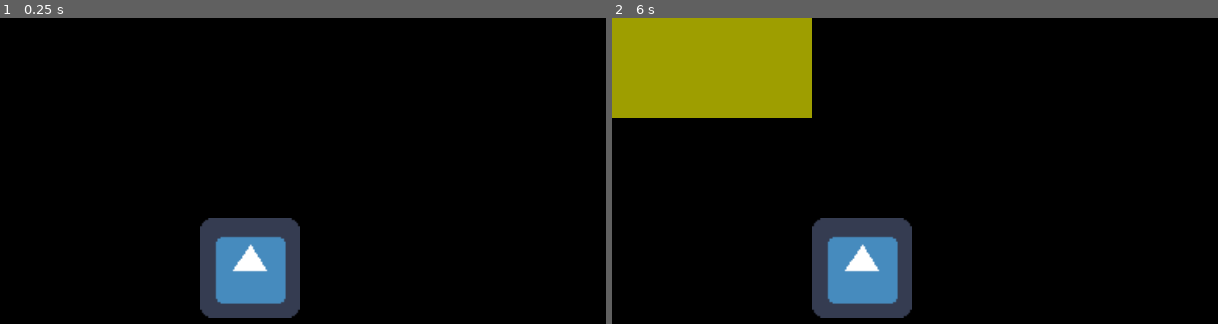
Above: before the commit, frames 1-2 (left to right).
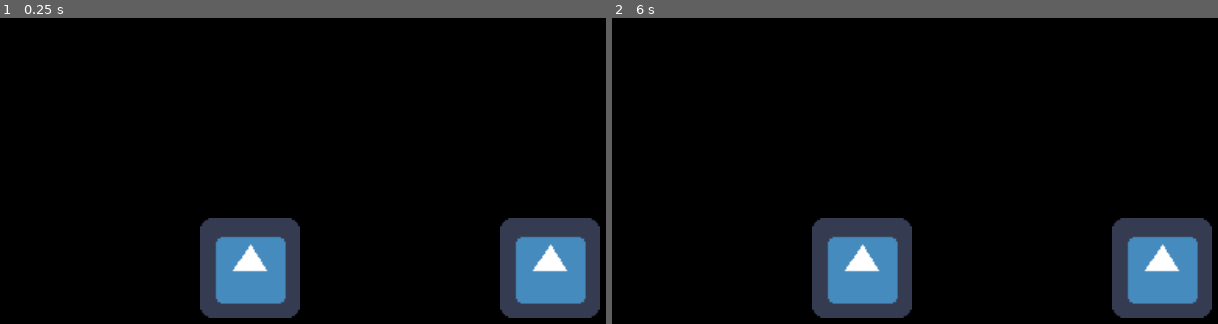
Above: after the commit, the same moments.

Repository: Laks0/Ajedrez-godot
Game: Godot game, scene res://scenes/Game.tscn
Same seed, same stepped clock (60 frames per second), same inputs: the game is played once before the commit and once after it. The engine's default icon, where the game draws it, is replaced by a stand-in: a white triangle on a blue panel in a dark square.
Inputs (mouse positions are in pixels of both pictures, inside the frame that each line leads up to):
- Up to frame 1 (0.25 s): no input
- Up to frame 2 (6 s): tap Enter at 0.5, 2, 3.5 s; move the mouse to (outside the picture) at 0.52 s; click (outside the picture) at 0.6 s; tap Space at 1.25, 2.75, 4.25 s; move the mouse to (outside the picture) at 1.27 s; click (outside the picture) at 1.35 s; move the mouse to (1090, 241) at 2.02 s; click (1090, 241) at 2.1 s; move the mouse to (outside the picture) at 2.77 s; click (outside the picture) at 2.85 s; move the mouse to (outside the picture) at 3.52 s; click (outside the picture) at 3.6 s; move the mouse to (769, 299) at 4.27 s; click (769, 299) at 4.35 s; move the mouse to (outside the picture) at 5.02 s; click (outside the picture) at 5.1 s; move the mouse to (890, 216) at 5.77 s; click (890, 216) at 5.85 s

The runs differ from the first frame. In frame 1, 5.3% of the frame differs, in the area x 82-100%, y 65-99%; in frame 2, 16%, in the area x 0-100%, y 0-99%.

Commit message:
Herramientas de movimiento de piezas

Diff:
--- /dev/null
+++ b/objects/Torre.tscn
@@ -0,0 +1,5 @@
+[gd_scene load_steps=2 format=2]
+
+[ext_resource path="res://objects/Piece.tscn" type="PackedScene" id=1]
+
+[node name="Torre" instance=ExtResource( 1 )]
--- a/scripts/board.gd
+++ b/scripts/board.gd
@@ -13,11 +13,15 @@
 			t.append(null)
 		grid.append(t)
 
-	# DEBUG
 	var p = Piece.instance()
 	p.set_up(-1, Vector2(2,2))
 	add_child(p)
 	grid[2][2] = p
+
+	var p2 = Piece.instance()
+	p2.set_up(-1, Vector2(5,2))
+	add_child(p2)
+	grid[5][2] = p2
 
 func _process(delta):
 	var click = Input.is_action_just_released("Click")
@@ -26,7 +30,7 @@
 		var mouse_pos = get_mouse_on_grid()
 		var p = grid[mouse_pos.x][mouse_pos.y]
 		if p != null: # Si se clickeó una casilla con una pieza
-			if p.is_in_group(str(turn)): # Si es su turno
+			if p.team == turn: # Si es su turno
 				p.new_sel() # Seleccionarla
 
 func move_piece(from, to):
@@ -44,3 +48,9 @@
 
 func get_mouse_on_grid():
 	return world_to_map(get_global_mouse_position())
+
+func at_grid(pos):
+	return grid[pos.x][pos.y]
+
+func inside_grid(vector):
+	return vector.x >= 0 and vector.x < 8 and vector.y >= 0 and vector.y < 8
--- a/scripts/piece.gd
+++ b/scripts/piece.gd
@@ -6,18 +6,20 @@
 
 var sel = false # Está seleccionado
 
-var movable = [Vector2(0,0),Vector2(1,0)] # Todas las casillas a las que se puede mover la pieza
+var movable = [] # Todas las casillas a las que se puede mover la pieza
+
+var team
 
 onready var Board = get_parent()
 
 func set_up(_team, _g_pos):
-	add_to_group(str(_team))
+	team = _team
 	grid_pos = _g_pos
 
 func _ready():
 	update_position(grid_pos)
 
-	if is_in_group("1"):
+	if team == 1:
 		$Sprite.modulate = Color(.2,.2,.2)
 
 func _process(delta):
@@ -55,6 +57,26 @@
 	for pos in movable: # Crea un Sprite en Temp por cada posición a la que se puede mover la pieza
 		var s = Sprite.new()
 		s.texture = move_texture
+		s.z_index = 1
+		s.modulate = Color(1,1,1,.6)
 		s.position = Board.map_to_world(pos) + Vector2(50, 50) - position
 		# La posición tiene que compensar el offset y la posición de la pieza
 		$Temp.add_child(s)
+
+# Herramientas para definir movimientos
+func check_in_direction(x,y): # Para seguir en una linea recta
+	var moves = []
+	var currentPos = grid_pos + Vector2(x,y) # La posicion a chequear
+
+	while Board.inside_grid(currentPos): # Mientras esté dentro del tablero
+		var cell = Board.at_grid(currentPos)
+		if cell == null: # Si no está vacío
+			moves.append(currentPos)
+			currentPos += Vector2(x,y)
+		else:
+			if cell.team != team: # Si es del otro equipo
+				moves.append(currentPos)
+				currentPos += Vector2(x,y)
+			break
+
+	return moves
